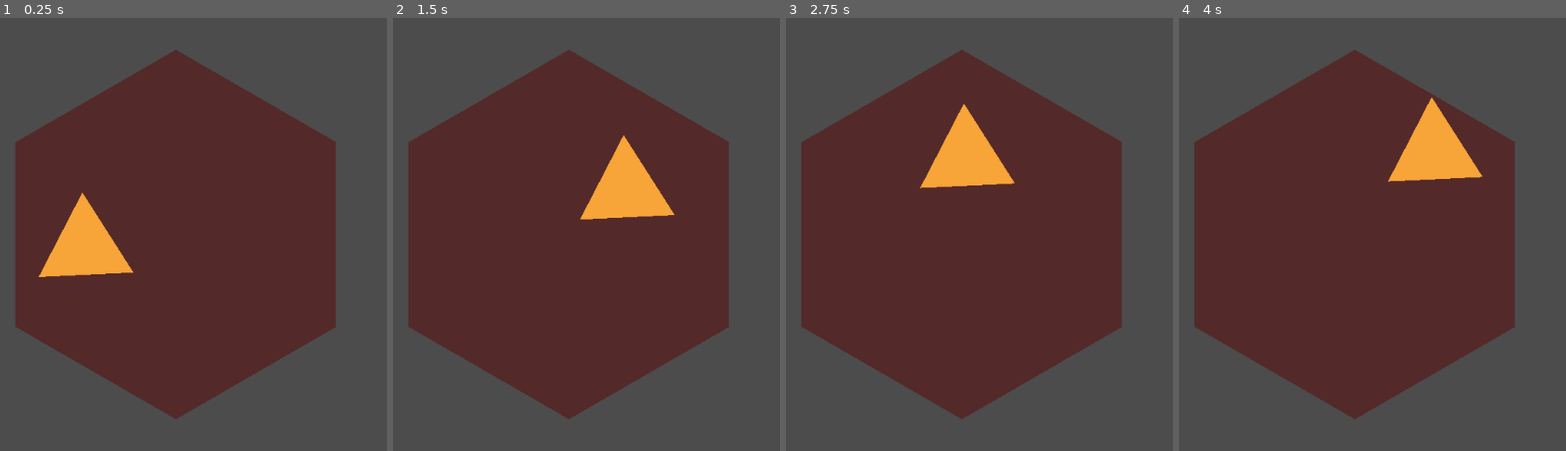
Above: before the commit, frames 1-4 (left to right).
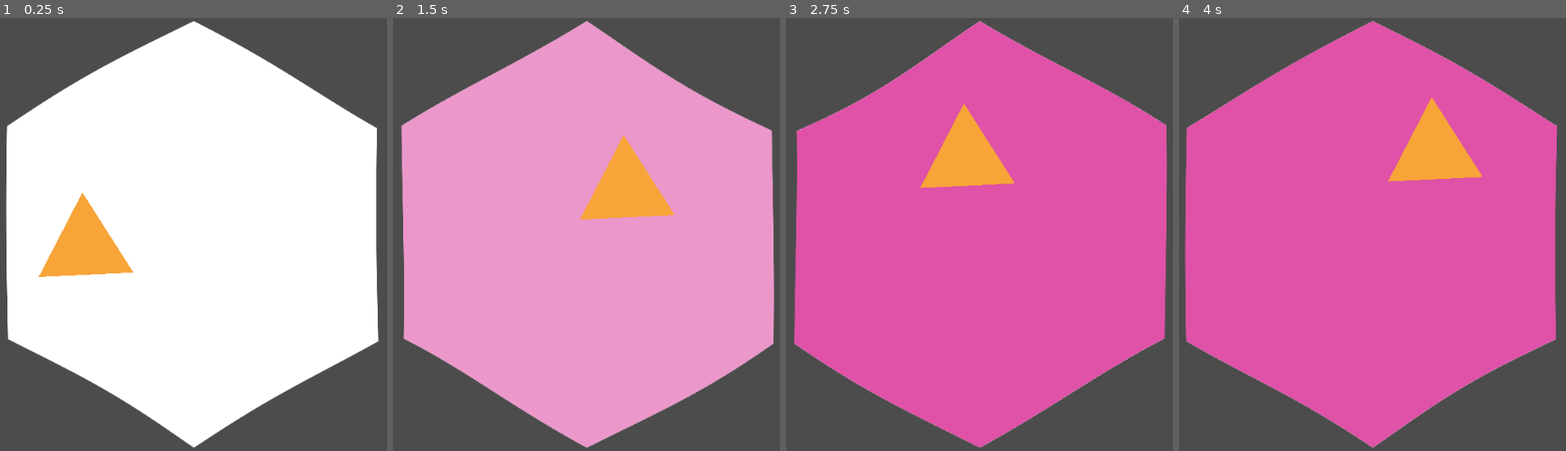
Above: after the commit, the same moments.

Repository: tobyp/hackathon2020
Game: Godot game, scene res://main.tscn
Same seed, same stepped clock (60 frames per second), same inputs: the game is played once before the commit and once after it.
Inputs (mouse positions are in pixels of both pictures, inside the frame that each line leads up to):
- Up to frame 1 (0.25 s): no input
- Up to frame 2 (1.5 s): move the mouse to (733, 212) at 0.52 s; click (733, 212) at 0.67 s; move the mouse to (420, 256) at 1.27 s; click (420, 256) at 1.42 s
- Up to frame 3 (2.75 s): move the mouse to (1037, 139) at 2.02 s; click (1037, 139) at 2.17 s
- Up to frame 4 (4 s): move the mouse to (1318, 321) at 2.77 s; click (1318, 321) at 2.92 s; move the mouse to (outside the picture) at 3.52 s; click (outside the picture) at 3.67 s

The runs differ from the first frame. In frame 1, 69% of the frame differs, in the area x 1-98%, y 0-100%; in frame 2, 69%, in the area x 2-99%, y 0-100%; in frame 3, 69%; in frame 4, 69%.

Commit message:
Click to fill in biomass

Diff:
--- /dev/null
+++ b/blend_shader.shader
@@ -0,0 +1,22 @@
+shader_type canvas_item;
+
+uniform sampler2D blend_tex : hint_albedo;
+
+uniform float percentage = 0.0;
+uniform float wobbleSpeed = 1.5;
+
+void fragment() {
+	// https://www.youtube.com/watch?v=zgjDanEDjTg
+	float PI = 3.1415926;
+	float waveCount = PI;
+	float time2 = TIME * wobbleSpeed;
+	float mask = sin(UV.x * PI) * sin(UV.y * PI);
+	float displaceX = sin(time2 + UV.y * waveCount) * mask;
+	float displaceY = sin(time2 + UV.x * waveCount) * mask;
+	vec2 offset = vec2(displaceX, displaceY) * SCREEN_PIXEL_SIZE * 30.0;
+
+	vec4 color = texture(TEXTURE, UV + offset) * (1.0 - percentage) +
+		texture(blend_tex, UV + offset) * percentage;
+
+	COLOR = color;
+}
--- a/cells/cell.gd
+++ b/cells/cell.gd
@@ -3,6 +3,16 @@
 ##############################
 # TODO own Resources here (?)
 ##############################
+
+func _input(event):
+	# Mouse in viewport coordinates.
+	if event is InputEventMouseButton:
+		# More biomass
+		var cur = $Gfx.material.get_shader_param("percentage")
+		if event.button_index == BUTTON_LEFT:
+			$Gfx.material.set_shader_param("percentage", min(1.0, cur + 0.2))
+		else:
+			$Gfx.material.set_shader_param("percentage", max(0.0, cur - 0.2))
 
 # Called when the node enters the scene tree for the first time.
 func _ready():
--- a/cells/cell.tscn
+++ b/cells/cell.tscn
@@ -1,6 +1,9 @@
-[gd_scene load_steps=8 format=2]
+[gd_scene load_steps=12 format=2]
 
 [ext_resource path="res://cells/cell.gd" type="Script" id=1]
+[ext_resource path="res://blend_shader.shader" type="Shader" id=2]
+[ext_resource path="res://textures/hex2.png" type="Texture" id=3]
+[ext_resource path="res://textures/hex.png" type="Texture" id=4]
 
 [sub_resource type="SegmentShape2D" id=1]
 a = Vector2( 0, -512 )
@@ -26,12 +29,19 @@
 a = Vector2( 443, -256 )
 b = Vector2( 0, -512 )
 
+[sub_resource type="ShaderMaterial" id=7]
+shader = ExtResource( 2 )
+shader_param/percentage = 0.0
+shader_param/wobbleSpeed = 1.5
+shader_param/blend_tex = ExtResource( 3 )
+
 [node name="CellBody" type="StaticBody2D"]
 collision_layer = 2
 collision_mask = 2
 script = ExtResource( 1 )
 
 [node name="Polygon2D" type="Polygon2D" parent="."]
+visible = false
 color = Color( 0.333333, 0.164706, 0.164706, 1 )
 polygon = PoolVector2Array( 0, -512, -443, -256, -443, 256, 0, 512, 443, 256, 443, -256 )
 
@@ -53,3 +63,9 @@
 [node name="Col_RT" type="CollisionShape2D" parent="."]
 shape = SubResource( 6 )
 one_way_collision_margin = 0.0
+
+[node name="Gfx" type="Sprite" parent="."]
+material = SubResource( 7 )
+texture = ExtResource( 4 )
+region_enabled = true
+region_rect = Rect2( -50, 0, 1183, 1183 )
--- a/main.tscn
+++ b/main.tscn
@@ -2,8 +2,6 @@
 
 [ext_resource path="res://cells/cell.tscn" type="PackedScene" id=2]
 [ext_resource path="res://cells/particle.tscn" type="PackedScene" id=3]
-
-
 
 [node name="Node2D" type="Node2D"]
 
Binary file changed: textures/hex.png
Binary file added: textures/hex2.png
Not shown, added: textures/hex2.png.import
Not shown, changed: textures/hex.xcf
